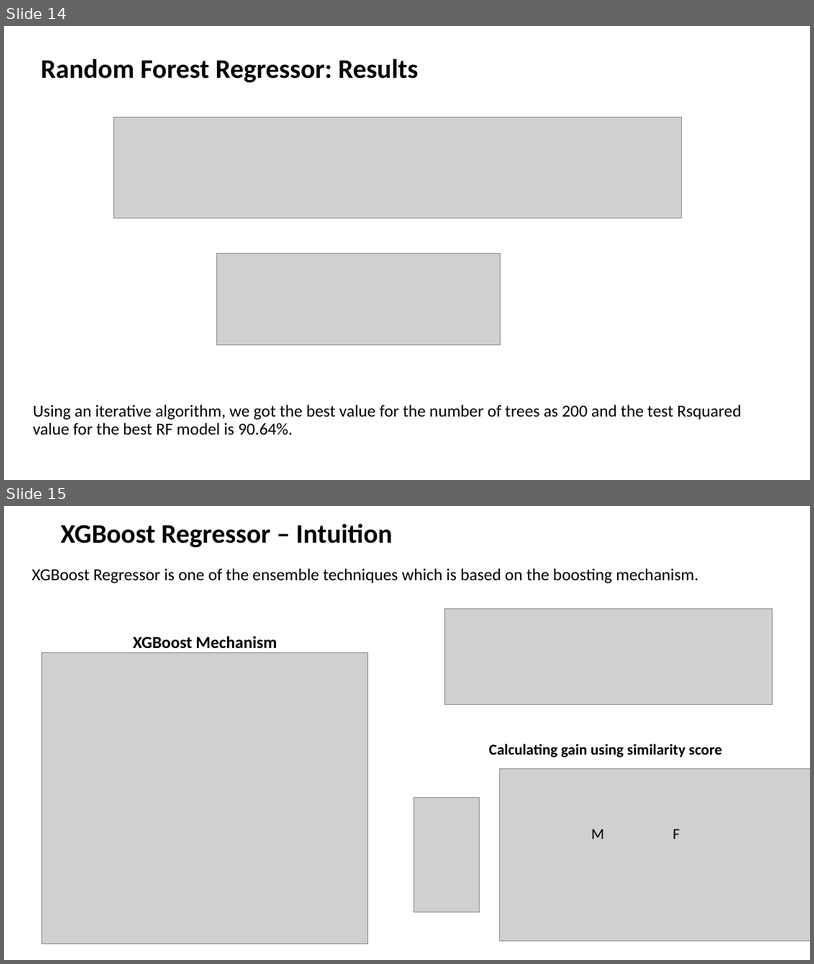
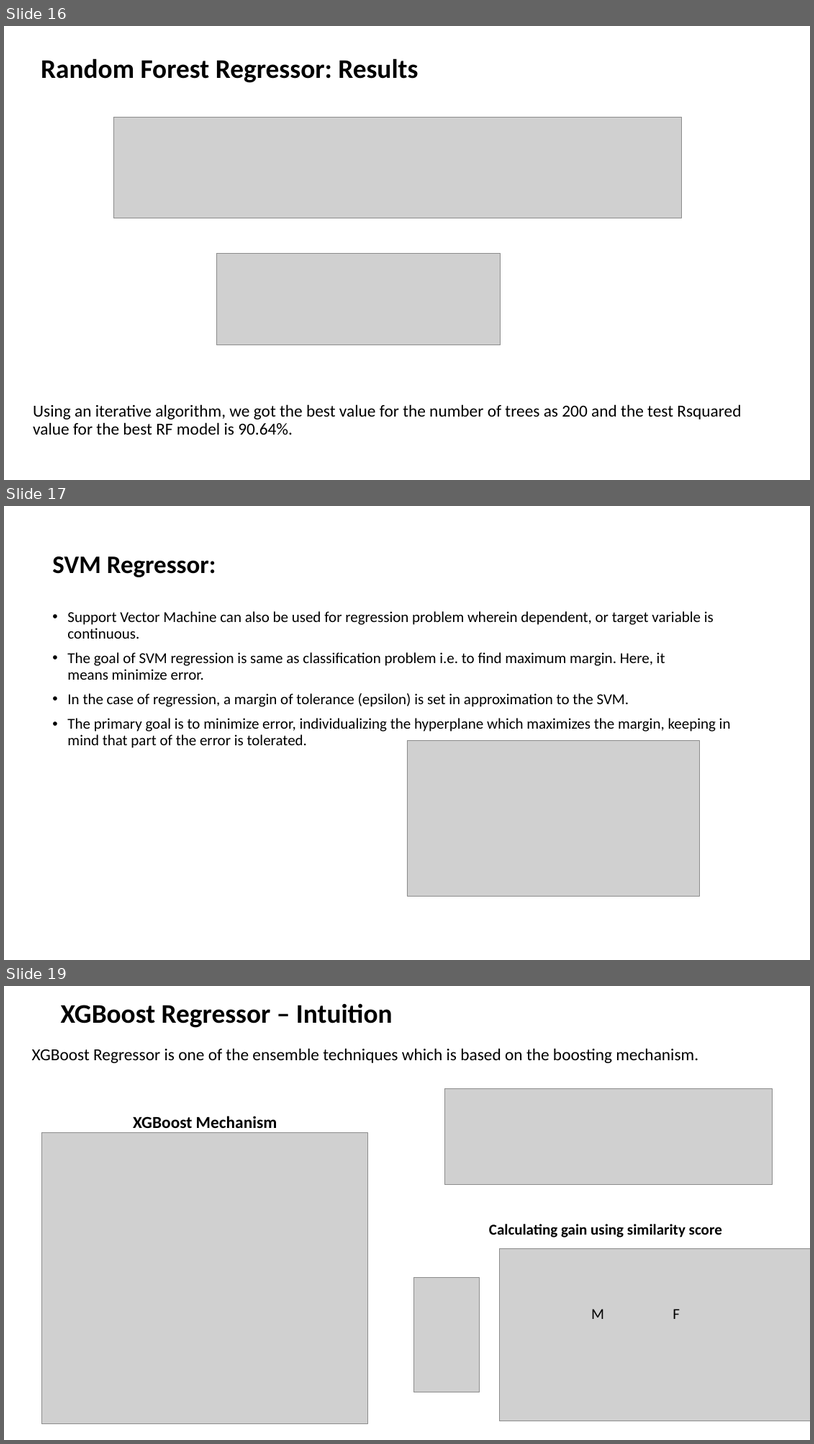
Before and after one commit to MANOJKUMAR1302/22FA_Dataverse_Team08, a slide deck: TEAM 8_FINAL_PRESENTATION.pptx. Shown one above the other, each under a label of ours: slides 14 and 15 before the commit, slides 16, 17 and 19 after it; the slides between them are not shown. The pictures are 814x964 and 814x1444 pixels, drawn with LibreOffice and Linux fonts; fonts in the diff are those of the drawing; grey boxes stand for pictures. Boxes give left, top, right and bottom in pixels: in the first picture for what was removed or moved away, otherwise in the second. Text is boxed around its words. In the diff, an @@ line names an element or a change of style, - is before the commit and + after.

```diff
--- a/TEAM 8_FINAL_PRESENTATION.pptx
+++ b/TEAM 8_FINAL_PRESENTATION.pptx
@@ slide 17 added at [4, 506, 810, 960], background #FFFFFF @@
@@ title added at [52, 556, 216, 577], 30 pt, text #000000, bold @@
+SVM Regressor:
@@ text added at [67, 611, 731, 748], 18 pt, text #000000 @@
+• Support Vector Machine can also be used for regression problem wherein dependent, or target variable is continuous.
+• The goal of SVM regression is same as classification problem i.e. to find maximum margin. Here, it means minimize error.
+• In the case of regression, a margin of tolerance (epsilon) is set in approximation to the SVM.
+• The primary goal is to minimize error, individualizing the hyperplane which maximizes the margin, keeping in mind that part of the error is tolerated.
@@ picture added at [407, 740, 700, 896] @@
@@ what was slide 14 is now slide 16 @@
@@ what was slide 15 is now slide 19 @@
```
Also in this commit, not shown: 3 other slides added, 1 other file.
